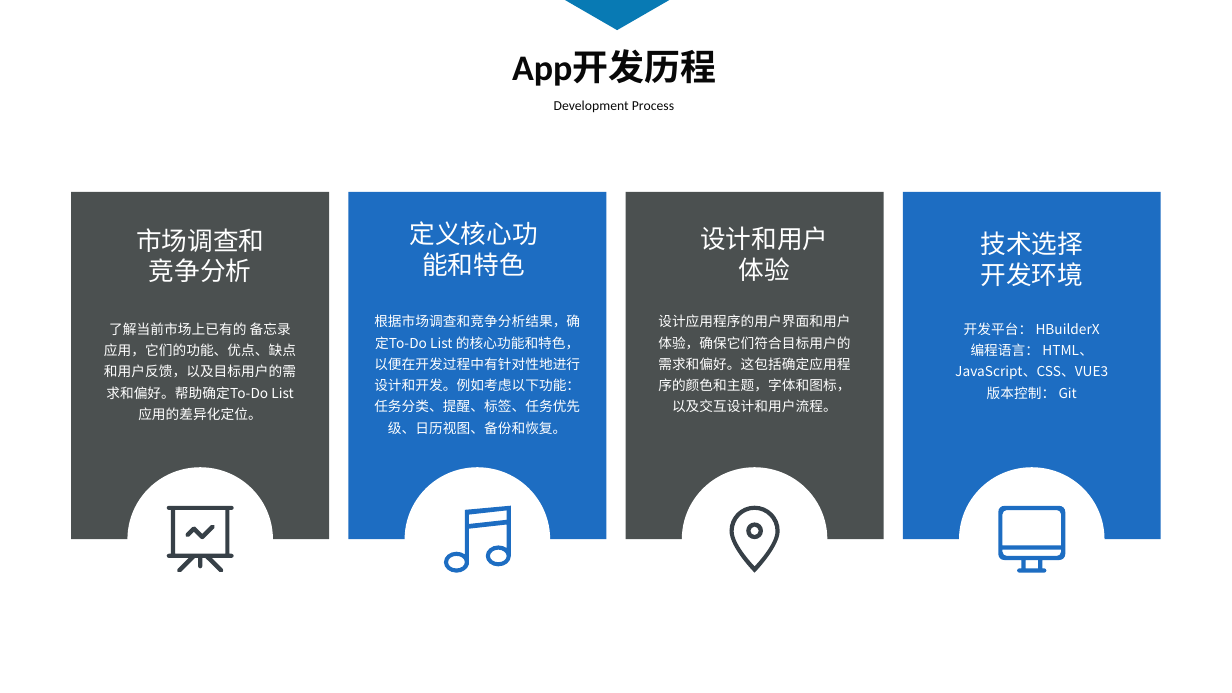
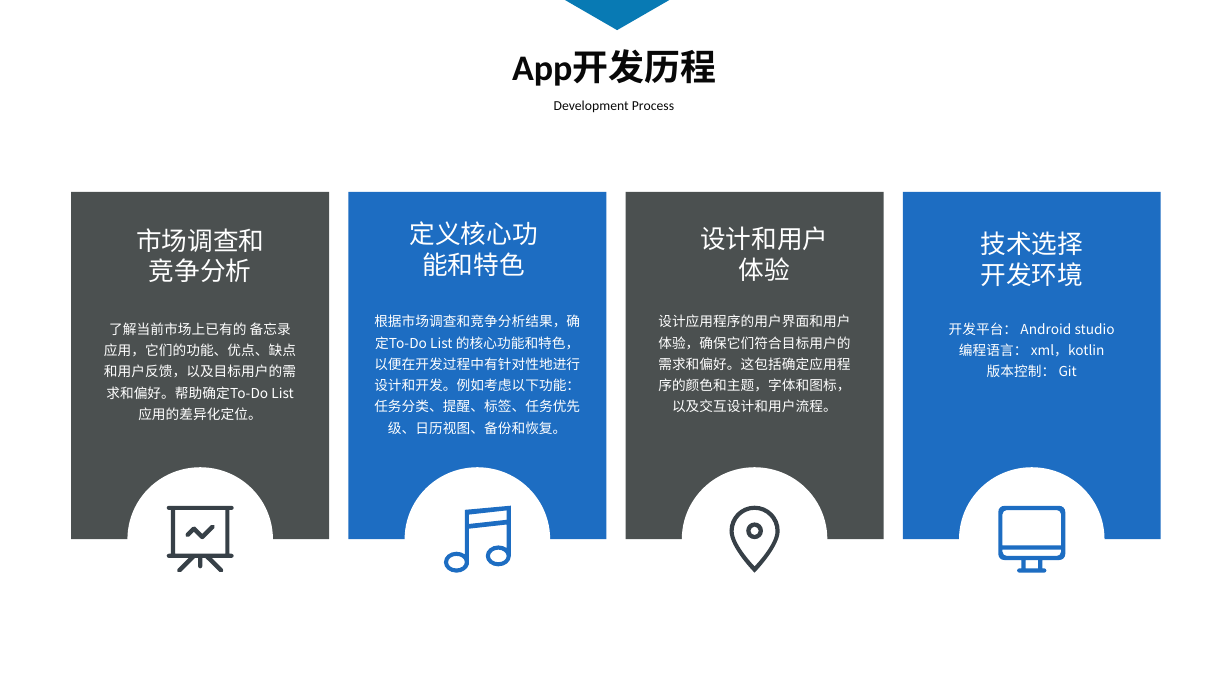
Before and after one commit to android-app-development-course/2023-spring-coumputer-10-To-Do-List, a slide deck: slide 4 of To-Do List第三阶段汇报PPT.pptx. Drawn at 1232x693 pixels with LibreOffice and Linux fonts; fonts in the diff are those of the drawing. Boxes give left, top, right and bottom in pixels: in the first picture for what was removed or moved away, otherwise in the second. Text is boxed around its words. In the diff, an @@ line names an element or a change of style, - is before the commit and + after.

```diff
--- a/To-Do List第三阶段汇报PPT.pptx
+++ b/To-Do List第三阶段汇报PPT.pptx
@@ text at (949, 322, 1115, 357): text changed @@
-开发平台： HBuilderX
-编程语言： HTML、JavaScript、CSS、VUE3
+开发平台： Android studio
+编程语言： xml，kotlin
```
Also in this commit, not shown: 3 other slides changed, 1 other file.
